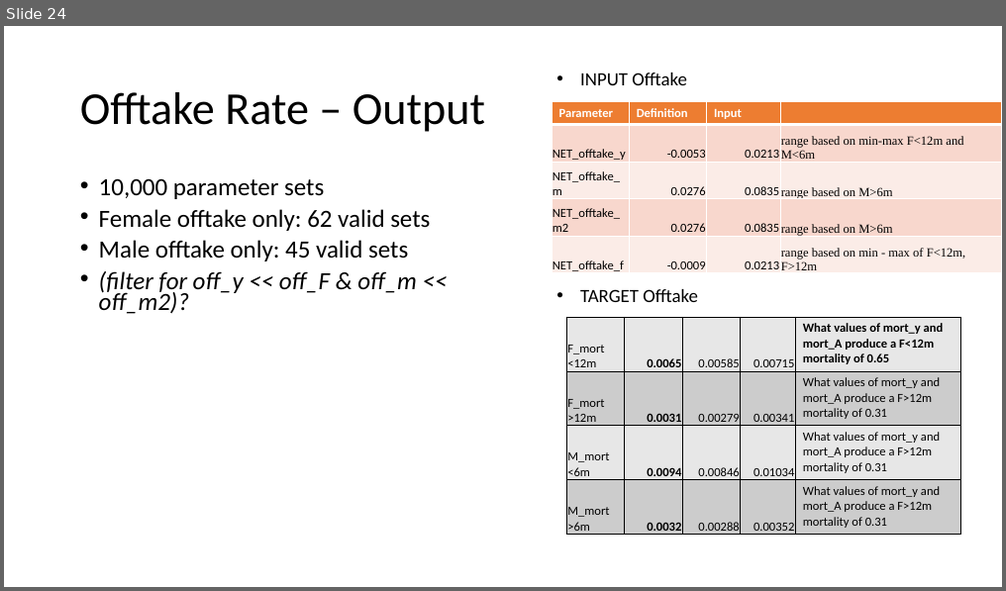
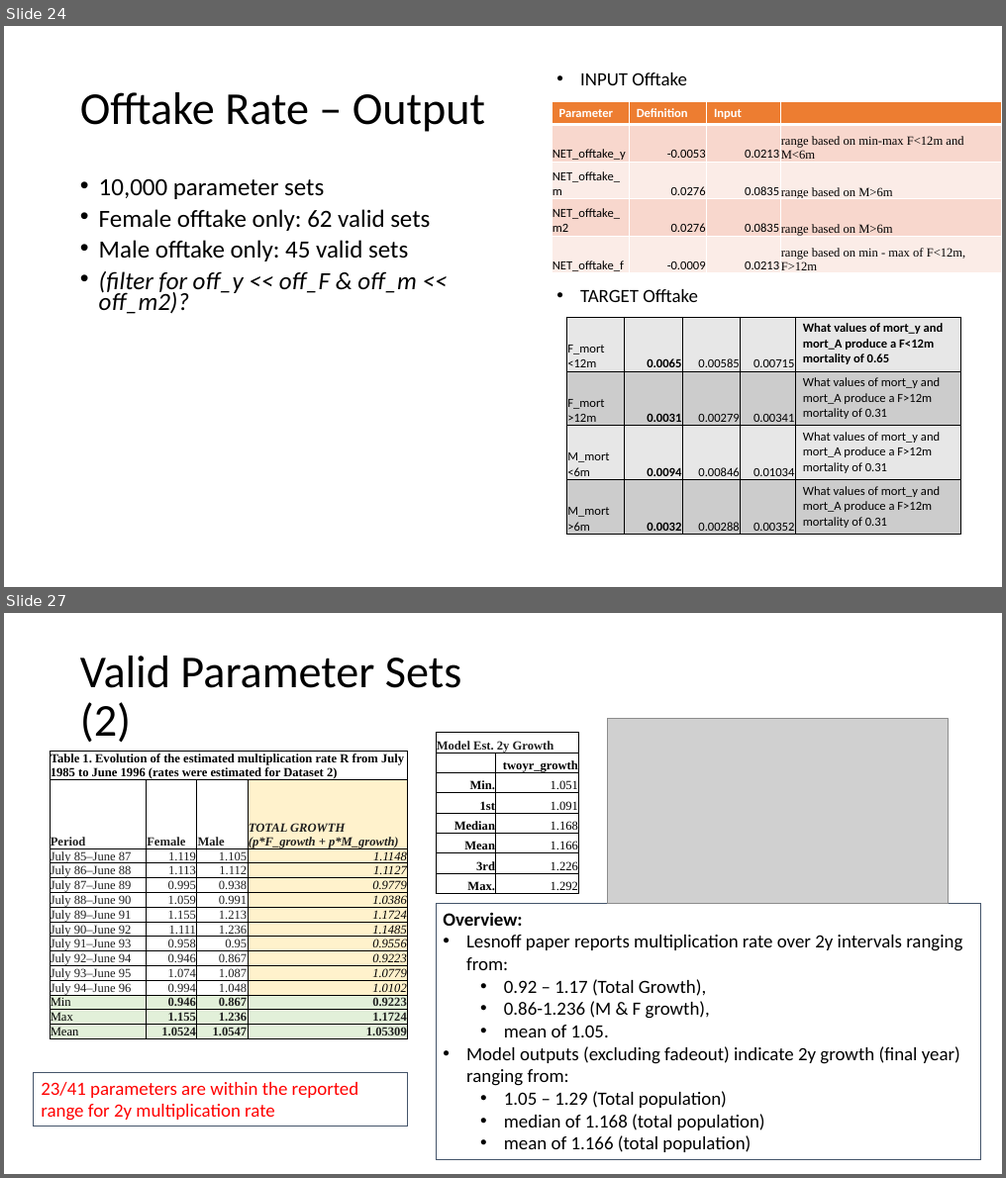
Before and after one commit to BethSavagar/demographic_model_1, a slide deck: presentations/profile-validation/lesnoff.pptx. Shown one above the other, each under a label of ours: slide 24 before the commit, slides 24 and 27 after it; the slides between them are not shown. The pictures are 1006x591 and 1006x1178 pixels, drawn with LibreOffice and Linux fonts; fonts in the diff are those of the drawing; grey boxes stand for pictures. Boxes give left, top, right and bottom in pixels: in the first picture for what was removed or moved away, otherwise in the second. Text is boxed around its words. In the diff, an @@ line names an element or a change of style, - is before the commit and + after.

Commit message:
lesnoff twoyr growth

```diff
--- a/presentations/profile-validation/lesnoff.pptx
+++ b/presentations/profile-validation/lesnoff.pptx
@@ slide 27 added at (4, 613, 1002, 1174), background #FFFFFF @@
@@ title added at (80, 656, 461, 743), 44 pt, text #000000 @@
+Valid Parameter Sets (2)
@@ picture added at (607, 719, 948, 903) @@
@@ table added at (50, 752, 408, 1056), 15 rows, 4 columns @@
+Table 1. Evolution of the estimated multiplication rate R from July 1985 to June 1996 (rates were estimated for Dataset 2) |  |  | 
+Period | Female | Male | TOTAL GROWTH (p*F_growth + p*M_growth)
+July 85–June 87 | 1.119 | 1.105 | 1.1148
+July 86–June 88 | 1.113 | 1.112 | 1.1127
+July 87–June 89 | 0.995 | 0.938 | 0.9779
+July 88–June 90 | 1.059 | 0.991 | 1.0386
+July 89–June 91 | 1.155 | 1.213 | 1.1724
+July 90–June 92 | 1.111 | 1.236 | 1.1485
+July 91–June 93 | 0.958 | 0.95 | 0.9556
+July 92–June 94 | 0.946 | 0.867 | 0.9223
+July 93–June 95 | 1.074 | 1.087 | 1.0779
+July 94–June 96 | 0.994 | 1.048 | 1.0102
+Min | 0.946 | 0.867 | 0.9223
+Max | 1.155 | 1.236 | 1.1724
+Mean | 1.0524 | 1.0547 | 1.05309
@@ table added at (436, 733, 579, 894), 8 rows, 2 columns @@
+Model Est. 2y Growth | 
+ | twoyr_growth
+Min. | 1.051
+1st | 1.091
+Median | 1.168
+Mean | 1.166
+3rd | 1.226
+Max. | 1.292
@@ rectangle added at (436, 903, 982, 1160), outline #44546A 0.75 pt, 18 pt, text #000000 @@
+Overview:
+• Lesnoff paper reports multiplication rate over 2y intervals ranging from:
+  • 0.92 – 1.17 (Total Growth),
+  • 0.86-1.236 (M & F growth),
+  • mean of 1.05.
+• Model outputs (excluding fadeout) indicate 2y growth (final year) ranging from:
+  • 1.05 – 1.29 (Total population)
+  • median of 1.168 (total population)
+  • mean of 1.166 (total population)
@@ rectangle added at (34, 1073, 408, 1127), outline #44546A 0.75 pt, 18 pt, text #FF0000 @@
+23/41 parameters are within the reported range for 2y multiplication rate
```
Also in this commit, not shown: 1 slide changed, 1 other slide added, 2 other files.
